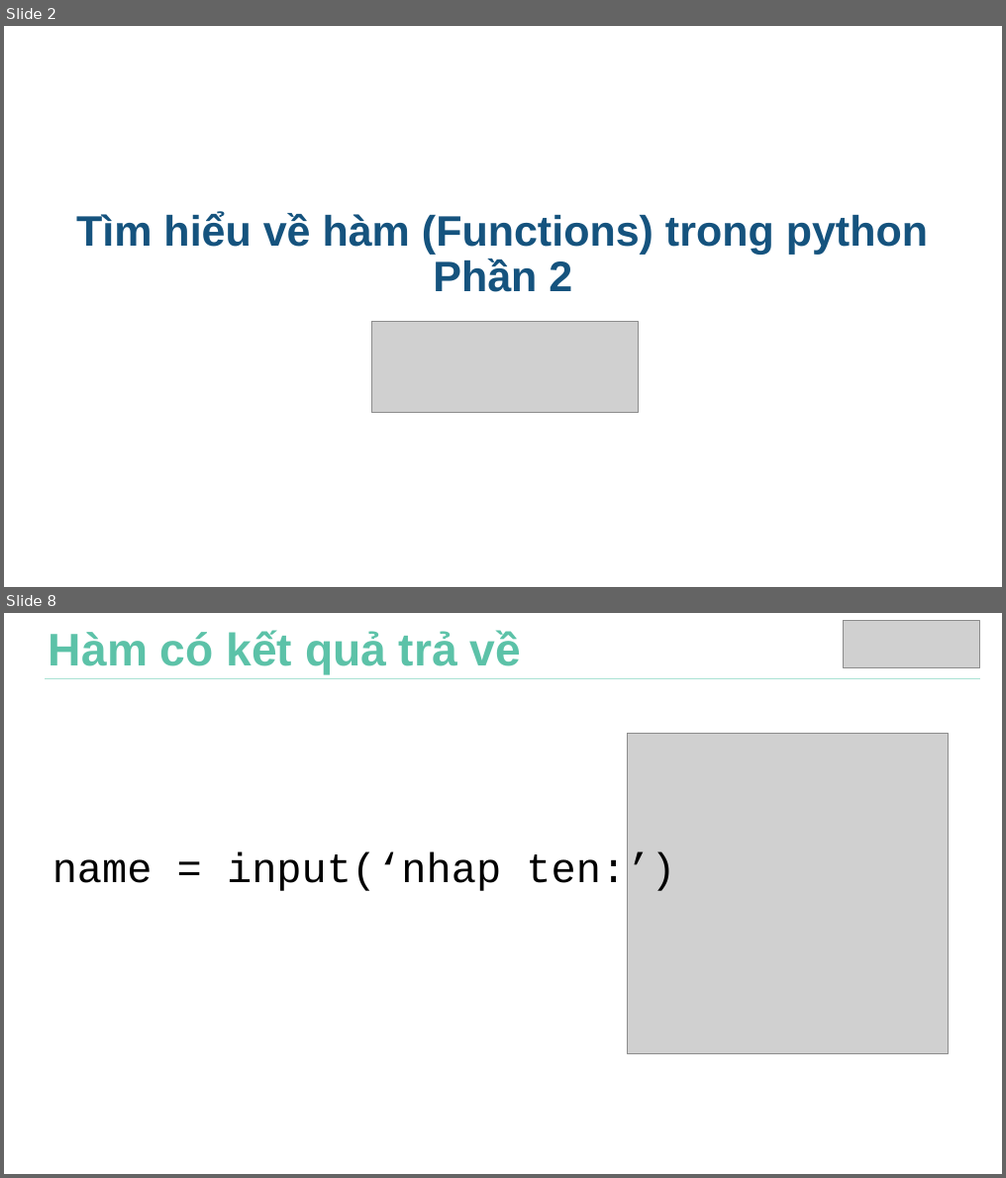
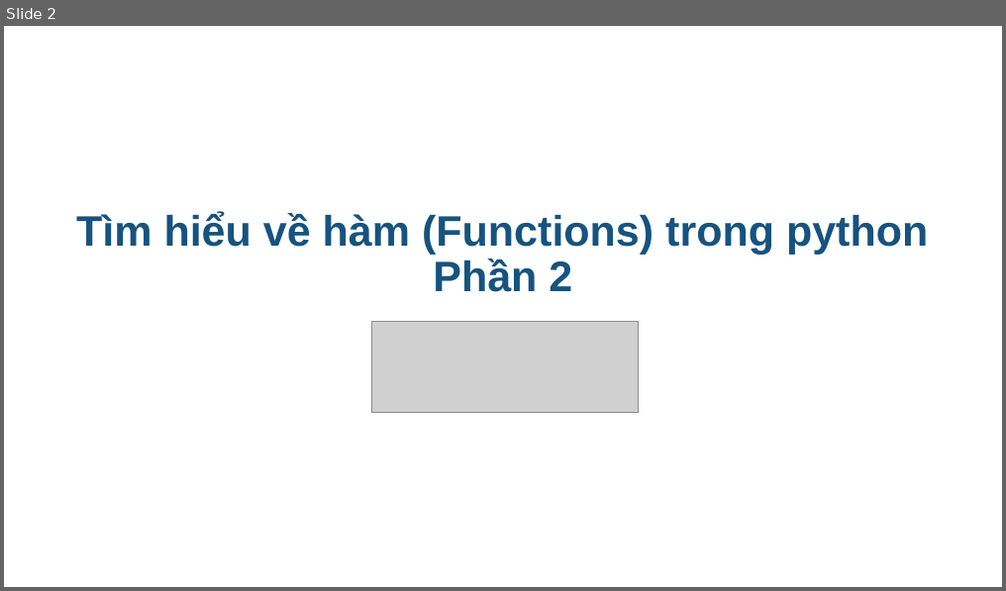
Before and after one commit to thaycacac/kids-dev, a slide deck: lv2/chapter2/chapter2.pptx. Shown one above the other, each under a label of ours: slides 2 and 8 before the commit, slide 2 after it; the slides between them are not shown. The pictures are 1006x1178 and 1006x591 pixels, drawn with LibreOffice and Linux fonts; fonts in the diff are those of the drawing; grey boxes stand for pictures; background and template pictures are left out. Boxes give left, top, right and bottom in pixels: in the first picture for what was removed or moved away, otherwise in the second. Text is boxed around its words. In the diff, an @@ line names an element or a change of style, - is before the commit and + after.

```diff
--- a/lv2/chapter2/chapter2.pptx
+++ b/lv2/chapter2/chapter2.pptx
@@ slide 8 removed at <box>4,613,1002,1174</box>, background picture (left out) @@
@@ title removed at <box>49,630,521,675</box> @@
-Hàm có kết quả trả về
@@ picture removed at <box>844,621,980,667</box> @@
@@ line removed from (980, 679) to (45, 679) @@
@@ picture removed at <box>628,734,948,1054</box> @@
@@ text removed at <box>53,852,675,894</box> @@
-name = input(‘nhap ten:’)
```
Also in this commit, not shown: 3 other slides changed, 3 slides added, 21 other slides removed, 6 other files.
